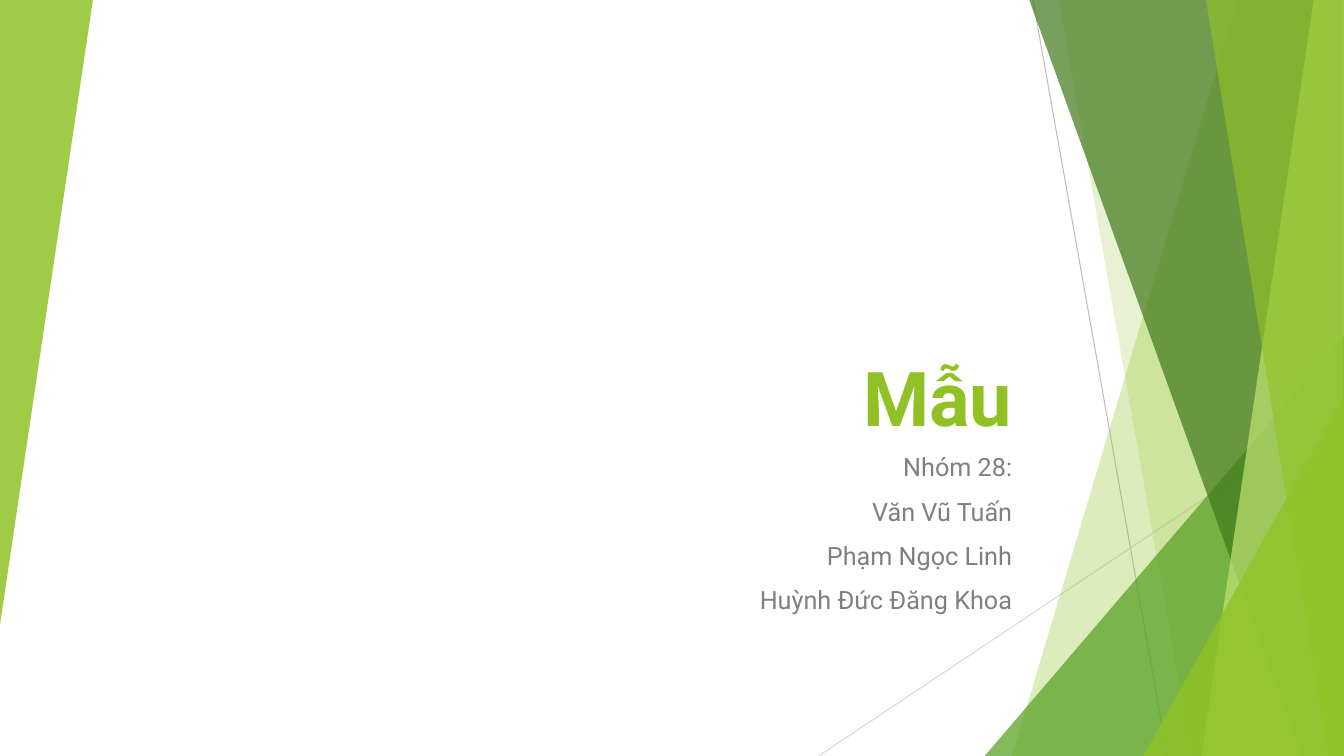
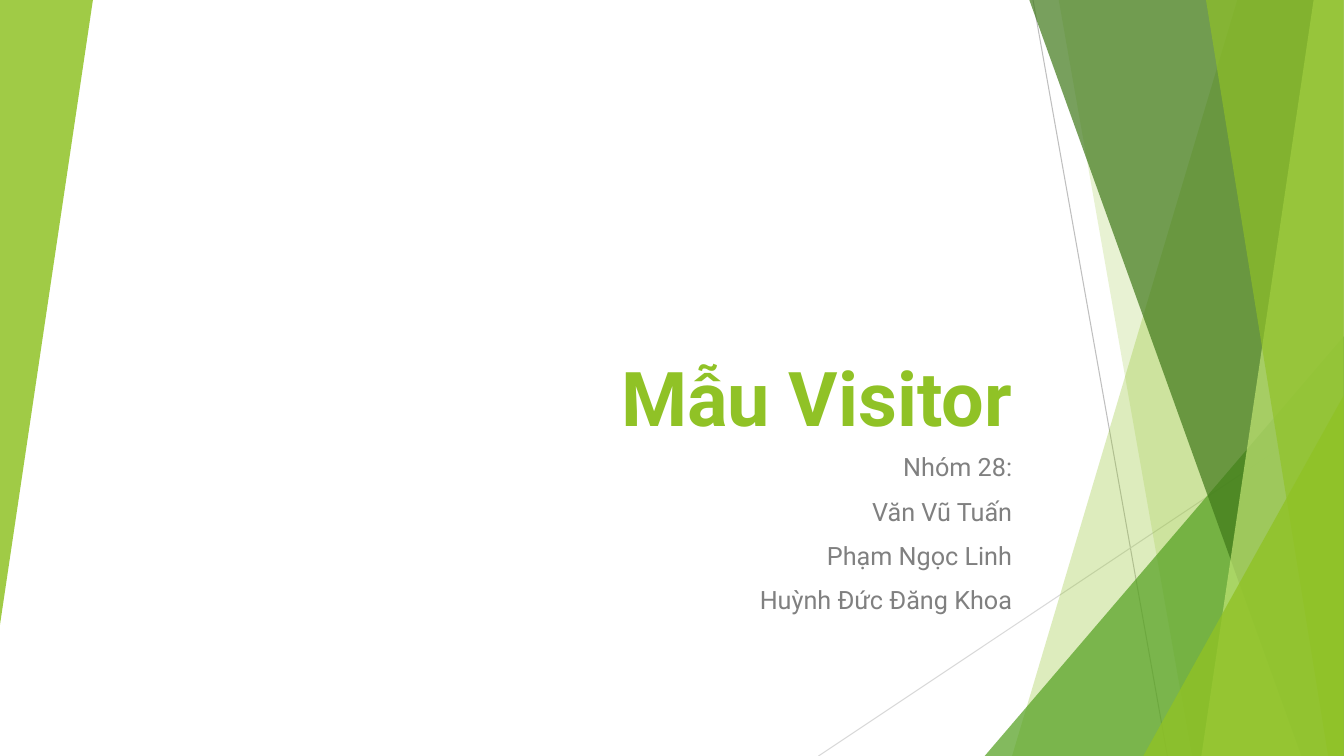
Before and after one commit to ChrisJamison/design_pattern, a slide deck: slide 1 of Báo cáo cuối kỳ/23. Visitor/Slide.pptx. Drawn at 1344x756 pixels with LibreOffice and Linux fonts; fonts in the diff are those of the drawing. Boxes give left, top, right and bottom in pixels: in the first picture for what was removed or moved away, otherwise in the second. Text is boxed around its words. In the diff, an @@ line names an element or a change of style, - is before the commit and + after.

Commit message:
Update Visitor

```diff
--- a/Báo cáo cuối kỳ/23. Visitor/Slide.pptx
+++ b/Báo cáo cuối kỳ/23. Visitor/Slide.pptx
@@ title at (x1=621, y1=364, x2=1012, y2=427): text changed @@
-Mẫu
+Mẫu Visitor
```
Also in this commit, not shown: 6 other slides changed, 2 slides added, 4 slides removed, 3 other files.
